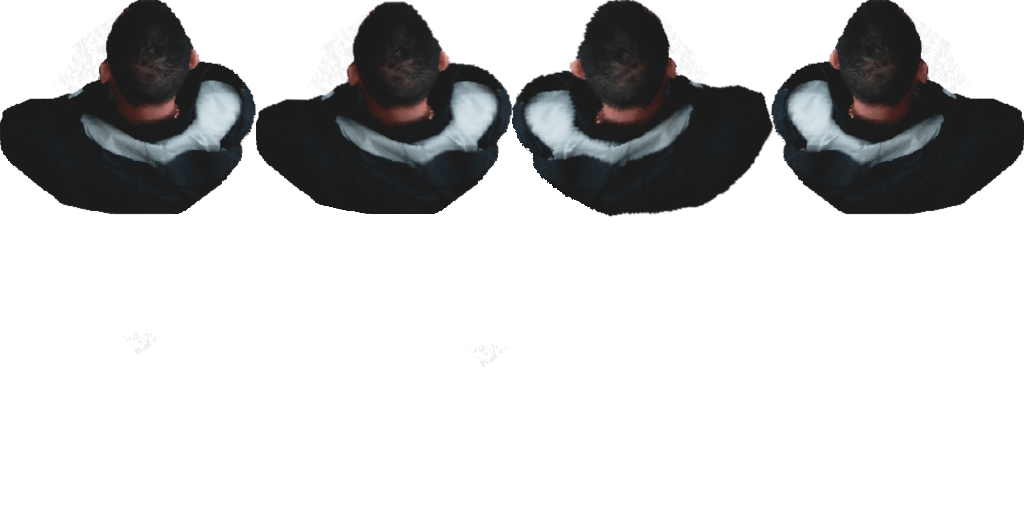
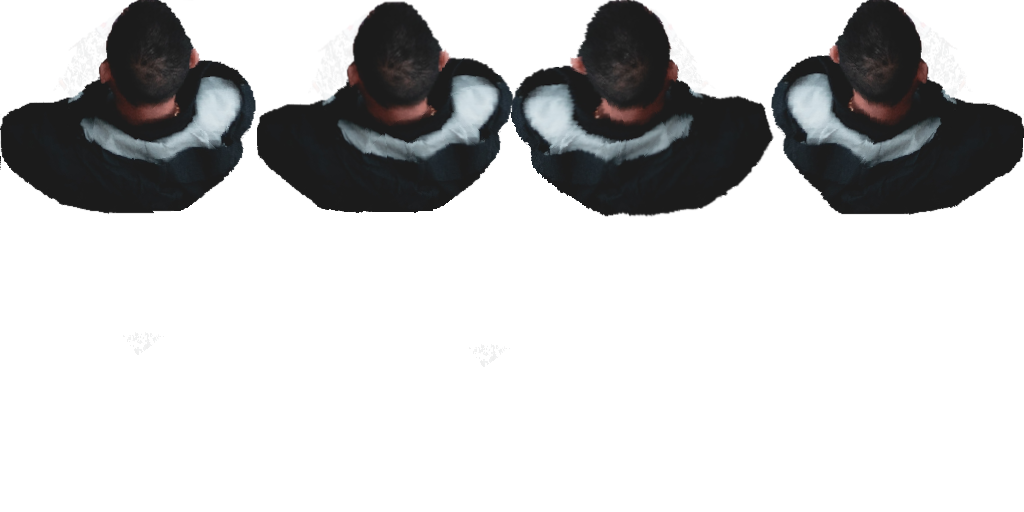
Layers edited between the first and the second 1024 x 512 image:
painted on "Pedestrian.png" over [left=0, top=48, right=256, bottom=215]
painted on "Capa pegada #1" over [left=256, top=48, right=514, bottom=214]
painted on "Capa pegada" over [left=511, top=0, right=775, bottom=218]
painted on "Capa pegada #2" over [left=771, top=35, right=1024, bottom=216]
